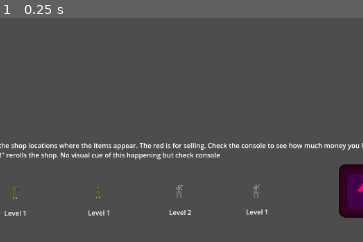
Above: before the commit, frame 1.
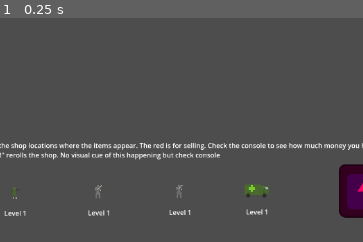
Above: after the commit, the same moment.

Repository: LorcanSmith/Armies
Game: Godot game, scene res://Scenes/main.tscn
The game is run twice, just before and just after one commit, with the same random seed, the same clock (stepped at 60 frames per second) and the same inputs. The engine's default icon, where the game draws it, is replaced by a stand-in: a white triangle on a blue panel in a dark square.
Inputs:
- Up to frame 1 (0.25 s): no input
The pictures show only the part of the screen within x 31-81%, y 50-100%; the shares and areas given below are measured in that part.

The runs differ from the first frame. In frame 1, 0.4% of the frame differs, in the area x 26-75%, y 74-88%.

Commit message:
Items appear at different rarities based on level

Diff:
--- a/Scripts/Shop/shop_item_generator.gd
+++ b/Scripts/Shop/shop_item_generator.gd
@@ -6,21 +6,16 @@
 #Dictionary containing all units
 var dictionary = load("res://Scripts/Units/dictionary.gd")
 
-#Folder containing shop items
-var level1_folder = "res://Prefabs/Shop Items/Level1/"
-var level2_folder = "res://Prefabs/Shop Items/Level2/"
-var level3_folder = "res://Prefabs/Shop Items/Level3/"
-#Individual item file names
-var level1_items: Array = []
-var level2_items : Array = []
-var level3_items : Array = []
+##Percentage out of 100 for how likely a level 2 unit is to show up
+@export var level2_percentage = 7
+@export var level3_percentage = 0.5
+##Percentage out of 100 for how likely a level 3 unit is to show up
 #Loads new items and then shows new items in the shop
 func _ready() -> void:
 	#Gets the children and sets them as locations items can spawn at
 	for loc in self.get_children():
 		item_locations.append(loc)
-	load_items()
-
+	show_new_items()
 #Spawns in new shop items
 func show_new_items():
 	#Displays a new item for each shop item location
@@ -38,9 +33,17 @@
 #Chooses a random item
 func choose_random_item():
 	var dictionary_instance = dictionary.new()
+	#Gets a random unit type
 	var random_item = (randi_range(1,(dictionary_instance.item_scenes.size()/3))*3)
-	#Gets a random number within the range of how many items there are
-	var random_level = randi_range(1,3)
+	#Gets a random number
+	var random_percentage = randf_range(1,100)
+	var random_level
+	if(random_percentage <= level2_percentage):
+		random_level = 2
+		if(random_percentage <= level3_percentage):
+			random_level = 3
+	else:
+		random_level = 1
 	var loaded_item
 	if(random_level == 1):
 		random_item = random_item-3
@@ -54,27 +57,8 @@
 		random_item = random_item-1
 		loaded_item = dictionary_instance.item_scenes[random_item]
 	#print(random_item)
-	return [loaded_item, (random_item)]
+	return [loaded_item, random_item]
 
-
-#Finds all items in folders
-func load_items():
-	#Returns an instance for access folder
-	var level1_folder_instance = DirAccess.open(level1_folder)
-	var level2_folder_instance = DirAccess.open(level2_folder)
-	var level3_folder_instance = DirAccess.open(level3_folder)
-	#Gets each file out of common folder
-	var level1_item_files = level1_folder_instance.get_files()
-	var level2_item_files = level2_folder_instance.get_files()
-	var level3_item_files = level3_folder_instance.get_files()
-	#Adds each items' file location to the common items array
-	for file_name in level1_item_files:
-		level1_items.append(file_name)
-	for file_name in level2_item_files:
-		level2_items.append(file_name)
-	for file_name in level3_item_files:
-		level3_items.append(file_name)
-	show_new_items()
 
 func reroll_shop():
 	#Remove old shop items before showing new items
@@ -88,6 +72,7 @@
 	print("RE-ROLLED")
 	#Gets new items for the shop
 	show_new_items()
+
 ##USED TO REROLL THE SHOP, WILL EVENTUALLY BE DONE BY A BUTTON
 func _input(event):
 	if Input.is_key_pressed(KEY_R):
